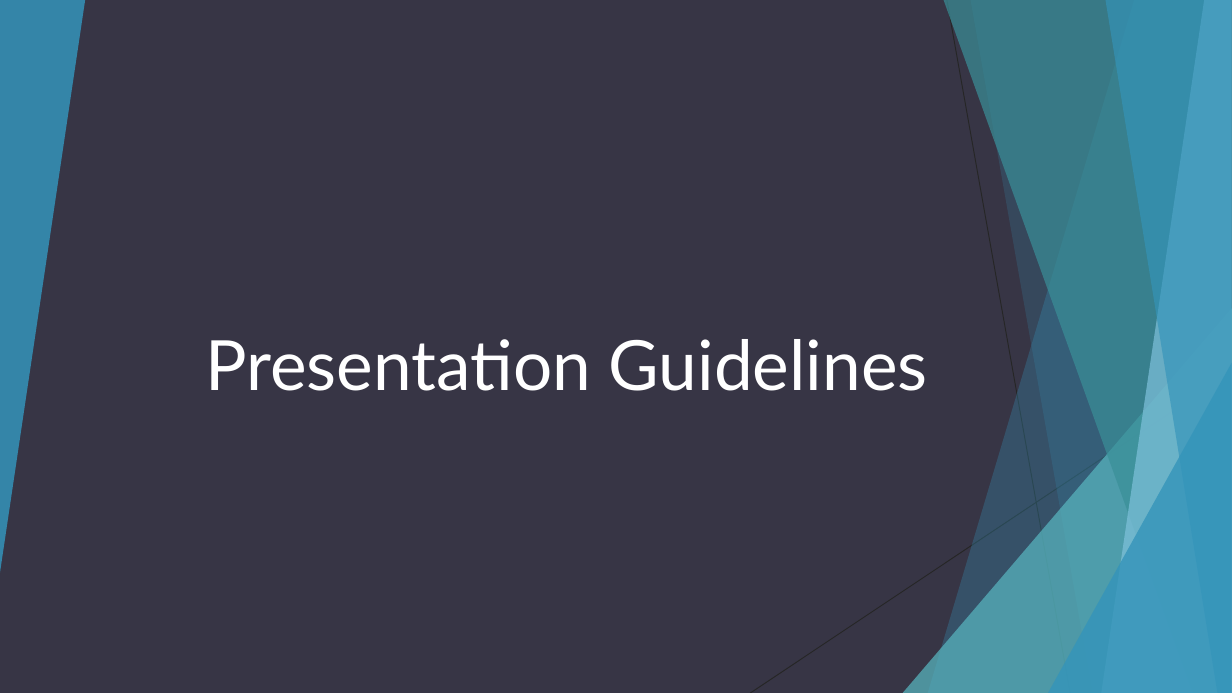
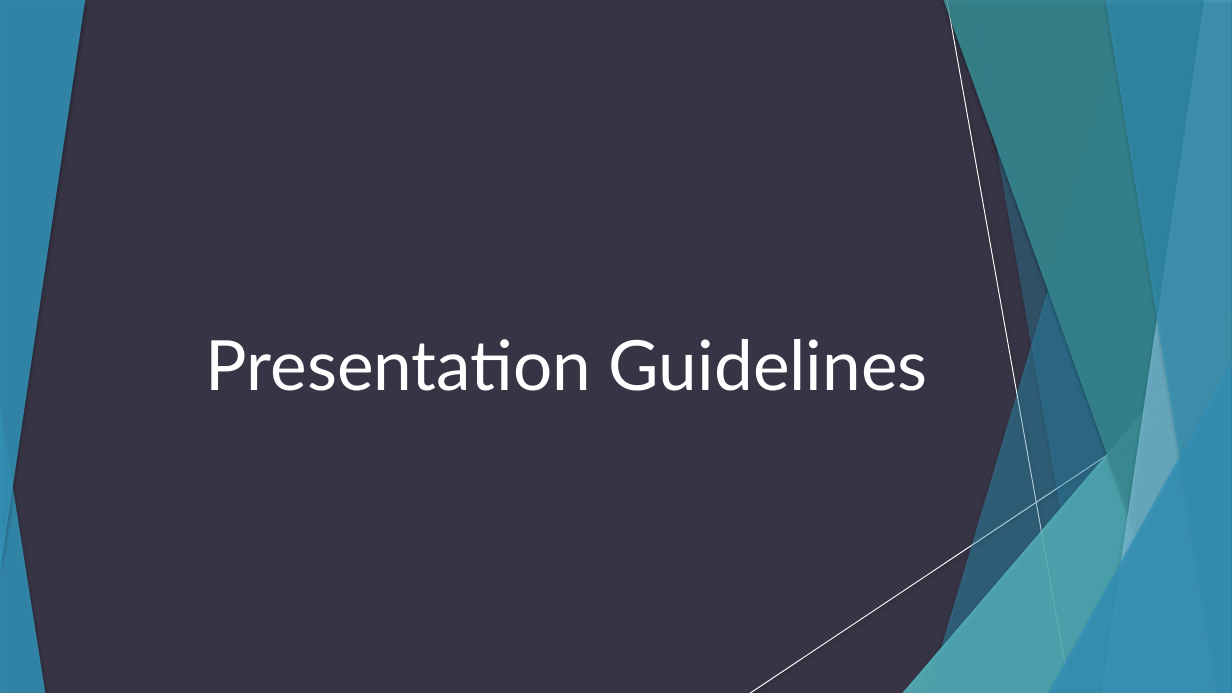
Before and after one commit to abu-al3ees/amman-301d14, a slide deck: slide 1 of class-15/topics/material/presentation-guidelines.pptx. Drawn at 1232x693 pixels with LibreOffice and Linux fonts; fonts in the diff are those of the drawing. Boxes give left, top, right and bottom in pixels: in the first picture for what was removed or moved away, otherwise in the second. Text is boxed around its words. In the diff, an @@ line names an element or a change of style, - is before the commit and + after.

```diff
--- a/class-15/topics/material/presentation-guidelines.pptx
+++ b/class-15/topics/material/presentation-guidelines.pptx
@@ shadow on in 7 elements at <box>928,0,1232,693</box>, <box>903,308,1232,693</box>, <box>944,0,1232,693</box>, <box>1102,0,1232,693</box>, <box>1105,0,1232,693</box>, <box>1048,363,1232,693</box>, <box>0,0,85,573</box> @@
@@ line (947, 0) - (1070, 693): stroke #262626 0.75 pt to #FFFFFF 0.75 pt @@
@@ freeform shape at <box>970,0,1232,693</box>: shadow on; outline redrawn @@
@@ line (1232, 372) - (750, 693): stroke #262626 0.75 pt to #FFFFFF 0.75 pt @@
@@ group added at <box>903,0,1232,693</box>: 5 freeform shapes, 2 triangles @@
@@ triangle added at <box>0,406,45,693</box>, fill #3494BA at 85% opacity @@
```
Also in this commit, not shown: 1 other slide changed.
